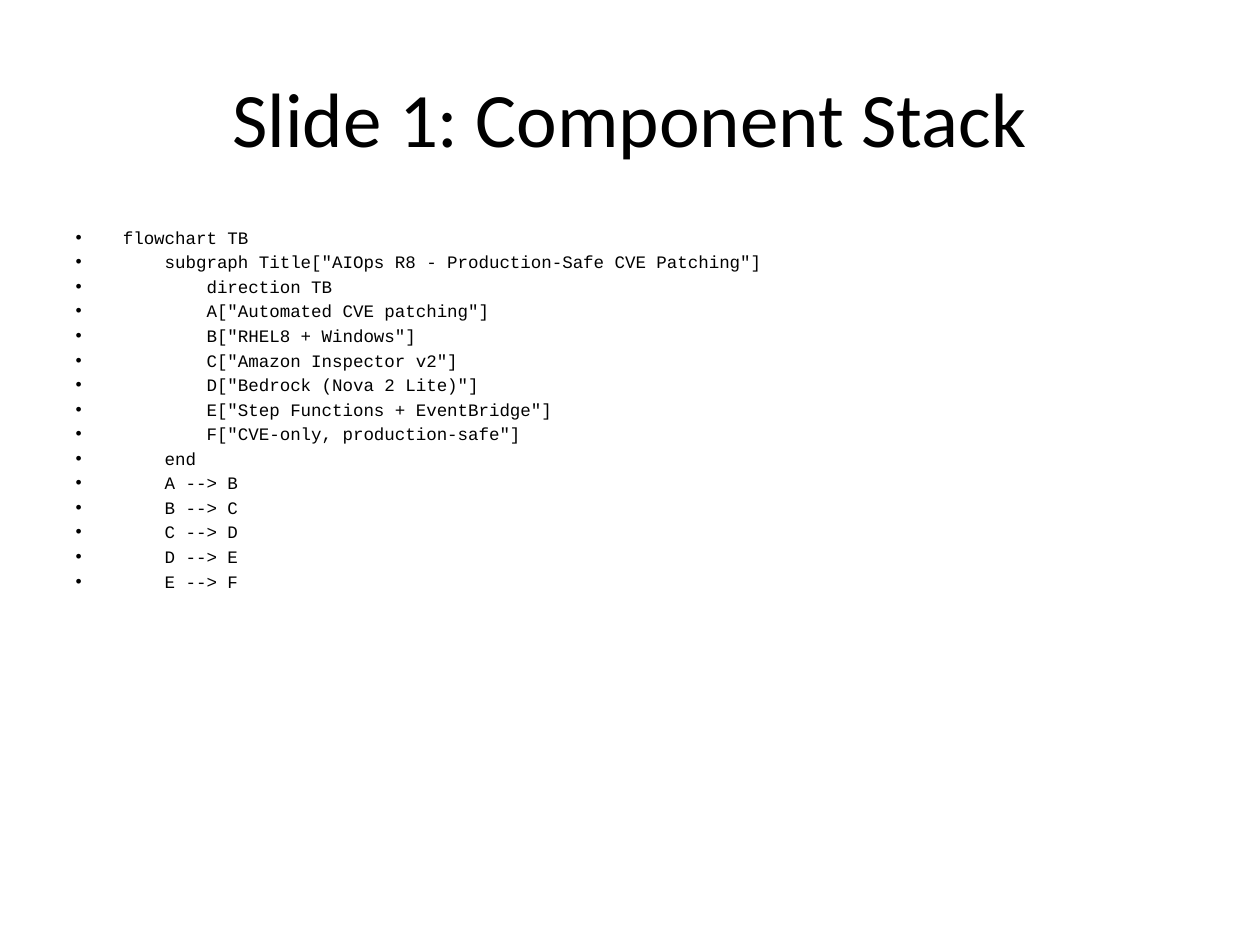
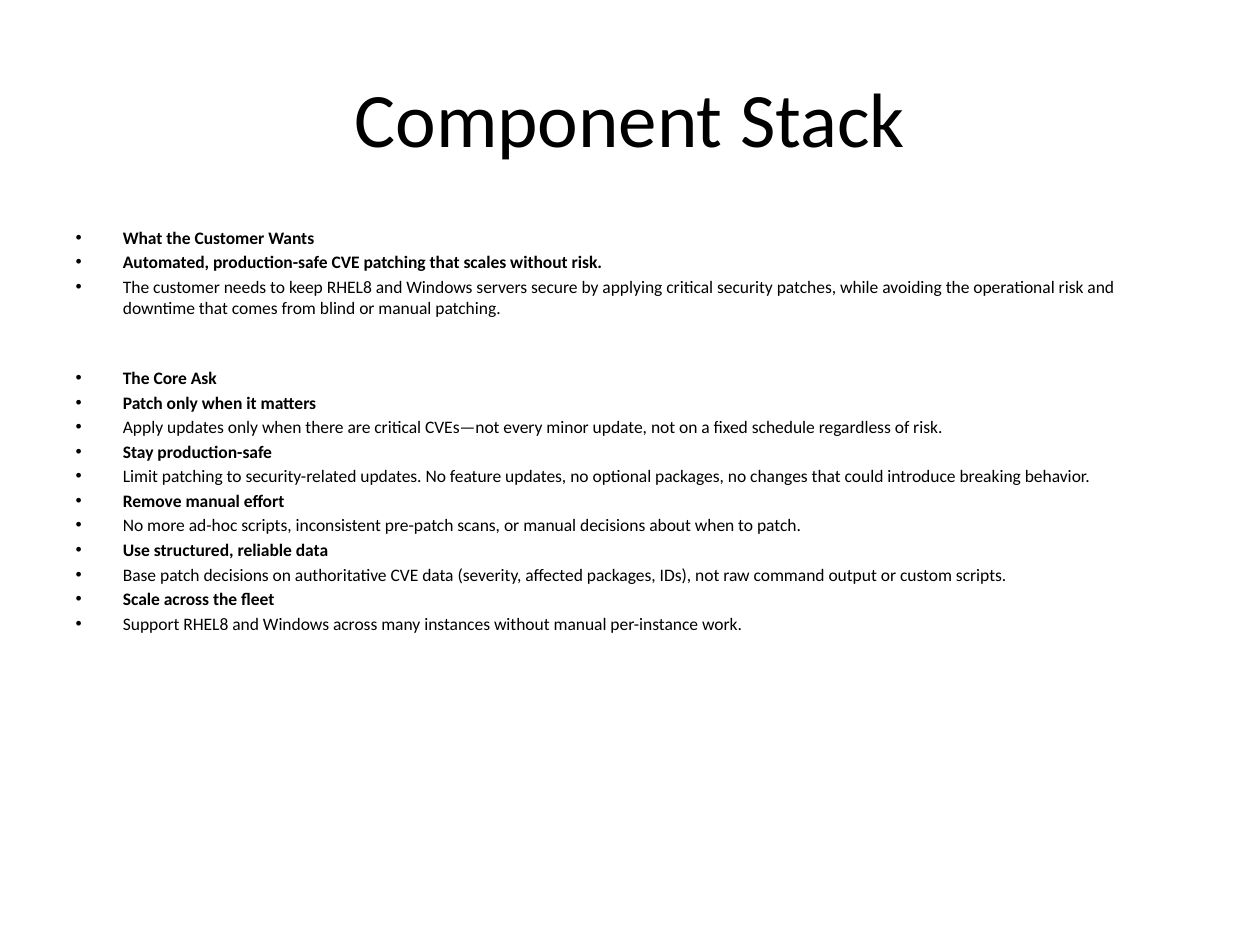
Before and after one commit to ckbitra/aiops-r8, a slide deck: slide 5 of docs/aiops_r8_presentation.pptx (slide 2 before the commit). Drawn at 1260x945 pixels with LibreOffice and Linux fonts; fonts in the diff are those of the drawing. Boxes give left, top, right and bottom in pixels: in the first picture for what was removed or moved away, otherwise in the second. Text is boxed around its words. In the diff, an @@ line names an element or a change of style, - is before the commit and + after.

```diff
--- a/docs/aiops_r8_presentation.pptx
+++ b/docs/aiops_r8_presentation.pptx
@@ title at (x1=354, y1=93, x2=905, y2=160): text changed @@
-Slide 1: Component Stack
+Component Stack
@@ text at (x1=123, y1=231, x2=1114, y2=633): text changed; font Courier New to Calibri @@
-• flowchart TB
-• subgraph Title["AIOps R8 - Production-Safe CVE Patching"]
-• direction TB
-• A["Automated CVE patching"]
-• B["RHEL8 + Windows"]
-• C["Amazon Inspector v2"]
-• D["Bedrock (Nova 2 Lite)"]
-• E["Step Functions + EventBridge"]
-• F["CVE-only, production-safe"]
-• end
-• A --> B
-• B --> C
-• C --> D
-• D --> E
-• E --> F
+• What the Customer Wants
+• Automated, production-safe CVE patching that scales without risk.
+• The customer needs to keep RHEL8 and Windows servers secure by applying critical security patches, while avoiding the operational risk and downtime that comes from blind or manual patching.
+• The Core Ask
+• Patch only when it matters
+• Apply updates only when there are critical CVEs—not every minor update, not on a fixed schedule regardless of risk.
+• Stay production-safe
+• Limit patching to security-related updates. No feature updates, no optional packages, no changes that could introduce breaking behavior.
+• Remove manual effort
+• No more ad-hoc scripts, inconsistent pre-patch scans, or manual decisions about when to patch.
+• Use structured, reliable data
+• Base patch decisions on authoritative CVE data (severity, affected packages, IDs), not raw command output or custom scripts.
+• Scale across the fleet
+• Support RHEL8 and Windows across many instances without manual per-instance work.
```
Also in this commit, not shown: 3 other slides changed, 3 slides added, 4 other files.
